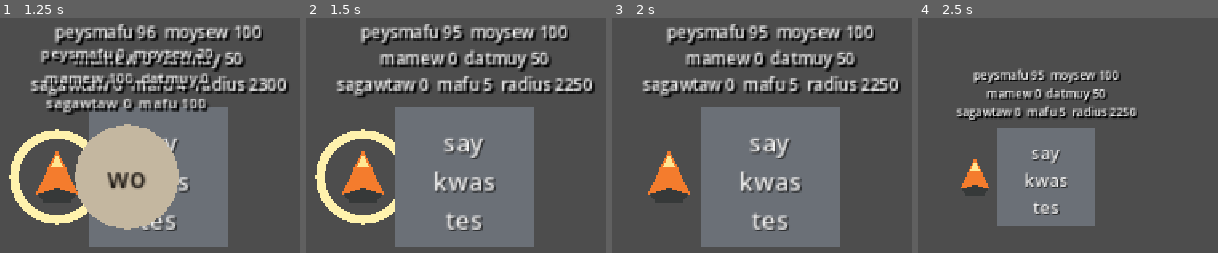
Above: before the commit, frames 1-4 (left to right).
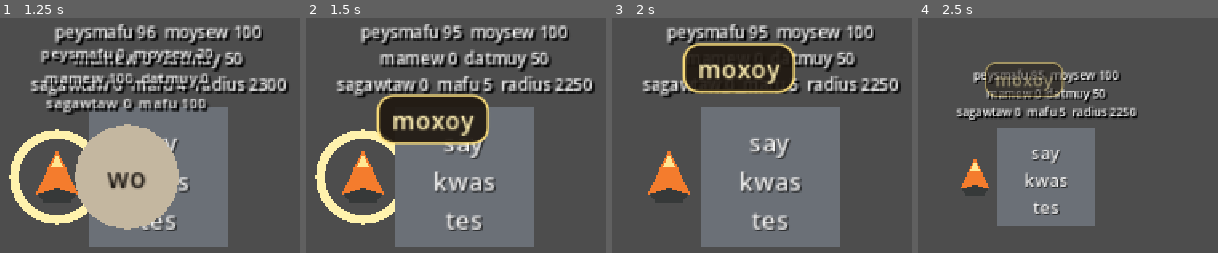
Above: after the commit, the same moments.

Repository: armikhalev/secret-sauce-godot
Game: Godot game, scene res://tests/stick_attack_test.tscn
Two runs of this game, one before a commit and one after it. Both use one fixed random seed, a clock stepped at 60 frames per second and the inputs below. This scene is started directly instead of the project's main scene.
Inputs (mouse positions are in pixels of both pictures, inside the frame that each line leads up to):
- Up to frame 1 (1.25 s): tap Enter (menu_accept) at 0.5 s; move the mouse to (234, 154) at 0.52 s; hold Right (menu_right) from 0.53 s (still down); hold F (attack) from 0.53 s (still down); click (234, 154) at 0.67 s
- Up to frame 2 (1.5 s): move the mouse to (outside the picture) at 1.27 s; release Right (menu_right) at 1.28 s; release F (attack) at 1.28 s; hold Down (menu_down) from 1.28 s (still down); tap = (zoom_in) at 1.35 s; click (outside the picture) at 1.42 s
- Up to frame 3 (2 s): keep holding Down (menu_down)
- Up to frame 4 (2.5 s): move the mouse to (1056, 79) at 2.02 s; release Down (menu_down) at 2.03 s; hold Right (menu_right) from 2.03 s (still down); hold - (zoom_out) from 2.03 s (still down); click (1056, 79) at 2.17 s

Frame 1 is identical in both runs. In frame 2, 7.8% of the frame differs, in the area x 23-61%, y 32-55%; in frame 3, 7.4%; in frame 4, 3.2%.
Error in both runs: Assertion failed: saykwastes bravery must fall on the first hit (res://tests/stick_attack_test.gd:28)

Commit message:
show "moxoy" when wo dies

Diff:
--- a/scripts/wo.gd
+++ b/scripts/wo.gd
@@ -132,6 +132,7 @@
 	is_dead = true
 	velocity = Vector2.ZERO
 	remove_from_group("wo")
+	_show_moxoy_bubble()
 	if was_killed_by_player:
 		if is_instance_valid(killer) and killer.has_method("collect_wo"):
 			killer.collect_wo()
@@ -139,6 +140,41 @@
 	queue_free()
 
 
+func _show_moxoy_bubble() -> void:
+	if not is_inside_tree():
+		return
+	var bubble := PanelContainer.new()
+	bubble.add_to_group("wo_death_bubble")
+	bubble.mouse_filter = Control.MOUSE_FILTER_IGNORE
+	bubble.z_index = 250
+	var style := StyleBoxFlat.new()
+	style.bg_color = Color(0.12, 0.09, 0.06, 0.9)
+	style.border_color = Color(1.0, 0.88, 0.48, 0.95)
+	style.set_border_width_all(2)
+	style.set_corner_radius_all(12)
+	style.content_margin_left = 12.0
+	style.content_margin_right = 12.0
+	style.content_margin_top = 6.0
+	style.content_margin_bottom = 6.0
+	bubble.add_theme_stylebox_override("panel", style)
+	var message := Label.new()
+	message.text = "moxoy"
+	message.add_theme_color_override("font_color", Color(1.0, 0.94, 0.7, 1.0))
+	message.add_theme_font_size_override("font_size", 20)
+	bubble.add_child(message)
+	var animation_root := get_tree().current_scene
+	if animation_root == null:
+		animation_root = get_tree().root
+	animation_root.add_child(bubble)
+	bubble.reset_size()
+	var start_position := global_position + Vector2(-bubble.size.x * 0.5, -58.0)
+	bubble.global_position = start_position
+	var tween := bubble.create_tween()
+	tween.tween_property(bubble, "global_position", start_position + Vector2(0, -82), 1.6).set_trans(Tween.TRANS_QUAD).set_ease(Tween.EASE_OUT)
+	tween.parallel().tween_property(bubble, "modulate", Color(1, 1, 1, 0), 1.0).set_delay(0.6)
+	tween.tween_callback(bubble.queue_free)
+
+
 func receive_attack(damage: int, attacker: Node = null) -> void:
 	if is_dead:
 		return
--- /dev/null
+++ b/tests/wo_death_bubble_test.gd
@@ -0,0 +1,20 @@
+extends Node
+
+
+func _ready() -> void:
+	var player := (load("res://scenes/player.tscn") as PackedScene).instantiate()
+	var wo := (load("res://scenes/wo.tscn") as PackedScene).instantiate()
+	add_child(player)
+	add_child(wo)
+	await get_tree().process_frame
+	wo.receive_circle_hit(player, 100)
+	var bubbles := get_tree().get_nodes_in_group("wo_death_bubble")
+	assert(bubbles.size() == 1, "a dead wo must create one moxoy bubble")
+	var bubble := bubbles[0] as PanelContainer
+	assert((bubble.get_child(0) as Label).text == "moxoy")
+	var initial_y := bubble.global_position.y
+	await get_tree().create_timer(0.8).timeout
+	assert(bubble.global_position.y < initial_y, "the moxoy bubble must float upward")
+	await get_tree().create_timer(0.9).timeout
+	assert(get_tree().get_nodes_in_group("wo_death_bubble").is_empty(), "the moxoy bubble must fade and remove itself")
+	get_tree().quit(0)
--- /dev/null
+++ b/tests/wo_death_bubble_test.tscn
@@ -0,0 +1,6 @@
+[gd_scene load_steps=2 format=3]
+
+[ext_resource type="Script" path="res://tests/wo_death_bubble_test.gd" id="1_test"]
+
+[node name="WoDeathBubbleTest" type="Node"]
+script = ExtResource("1_test")
Not shown, added: tests/wo_death_bubble_test.gd.uid
